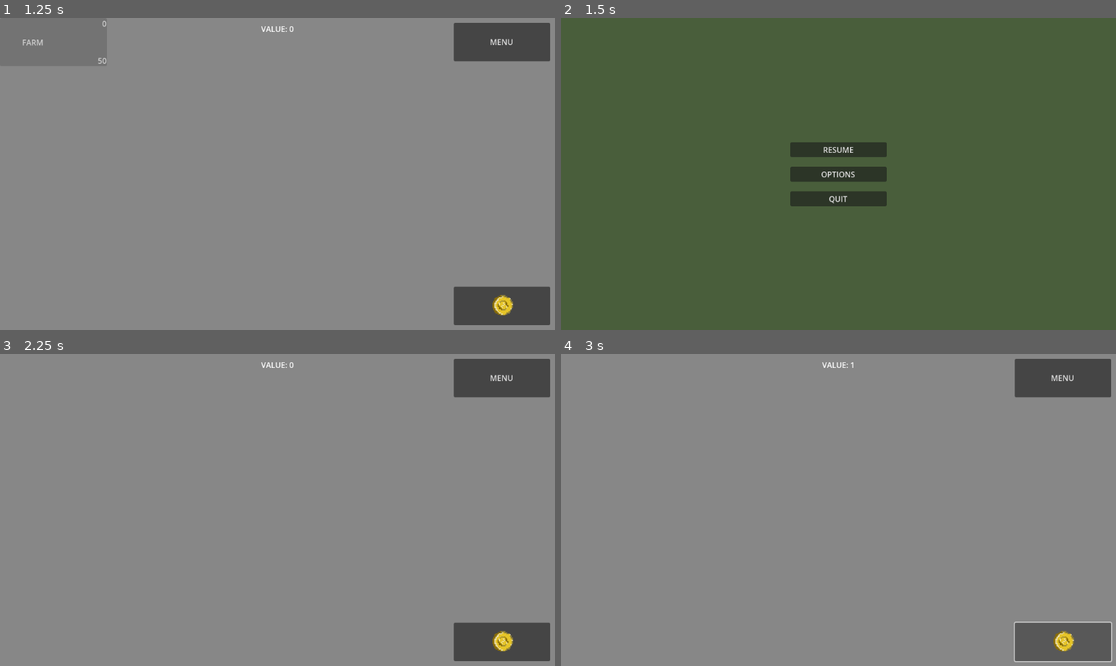
Above: before the commit, frames 1-4 (two rows, left to right).
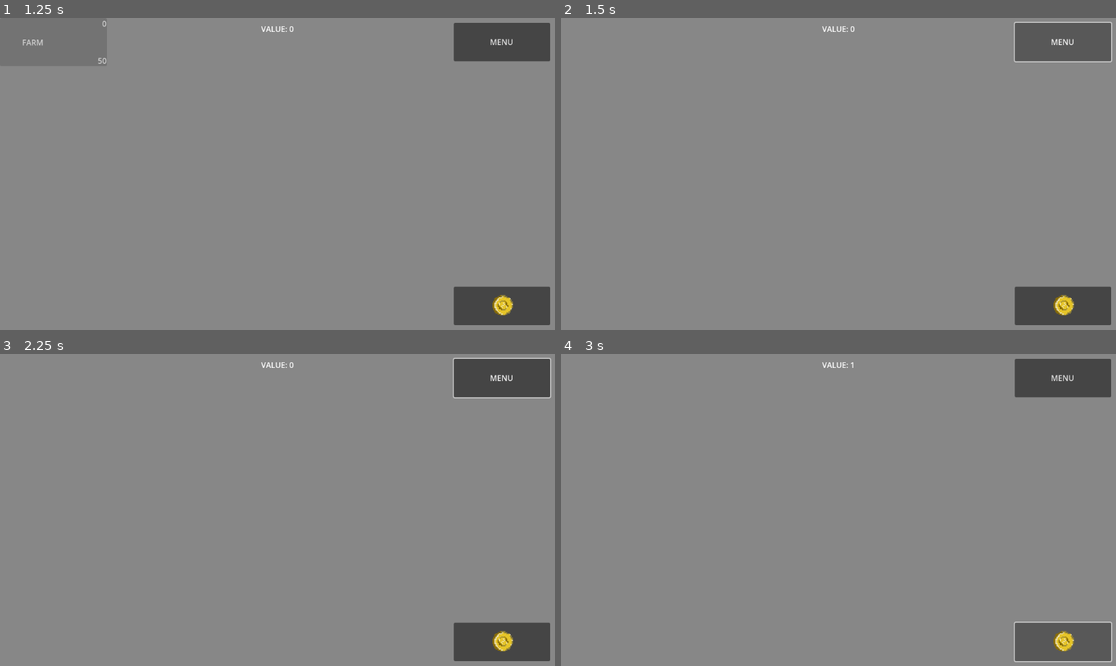
Above: after the commit, the same moments.

Repository: kakraatz/clicker-game
Game: Godot game, scene res://scenes/menu.tscn
Two runs of this game, one before a commit and one after it. Both use one fixed random seed, a clock stepped at 60 frames per second and the inputs below.
Inputs (mouse positions are in pixels of both pictures, inside the frame that each line leads up to):
- Up to frame 1 (1.25 s): click "START" at 0.5 s
- Up to frame 2 (1.5 s): click "MENU" at 1.25 s
- Up to frame 3 (2.25 s): click (277, 485) at 2 s, where only the run before the commit has a clickable "RESUME"
- Up to frame 4 (3 s): click (1060, 641) at 2.75 s

Frame 1 is identical in both runs. In frame 2, 100% of the frame differs, in the area x 0-100%, y 0-100%; in frame 3, 0.2%; in frame 4, nothing differs.
Error after the commit: Invalid assignment of property or key 'gameStarted' with value of type 'bool' on a base object of type 'Control (GameMenu)'. (res://scenes/game.gd:59)

Commit message:
Revert "More var name changing"
This reverts commit d464f9655c5f3266608fbaacc3e9a7a512ac5b3b.

Diff:
--- a/buildings/building.gd
+++ b/buildings/building.gd
@@ -15,7 +15,7 @@
 var unlocked = false
 var current_cost = 0
 
-#const base_gold_output: Array[int] = [1, 5, ]
+const base_gold_output: Array[int] = [1, 5, ]
 
 func _init():
 	calculate_initial_cost()
@@ -37,11 +37,11 @@
 
 	json_dictionary["id"] = self.id
 	json_dictionary["factory_count"] = self.factory_count
-	json_dictionary["gold_multiplier"] = self.gold_multiplier
+	json_dictionary["factory_multiplier"] = self.factoryMultiplier
 	json_dictionary["initial_cost"] = self.initial_cost
 	json_dictionary["current_cost"] = self.current_cost
 	json_dictionary["name"] = self.name
-	#json_dictionary["flat_multiplier"] = self.factory_multiplier
+	json_dictionary["flat_multiplier"] = self.factoryMultiplier
 
 	var json_string = JSON.stringify(json_dictionary)
 	#data = {key: getattr(Building, key) for key in Building.annotations}
@@ -53,19 +53,19 @@
 
 	var id = json["id"]
 	var factory_count = json["factory_count"]
-	var gold_multiplier = json["gold_multiplier"]
+	var base_gold_multiplier = json["base_gold_multiplier"]
 	var initial_cost = json["initial_cost"]
 	var current_cost = json["current_cost"]
 	var name = json["name"]
-	#var flat_multiplier = json["flat_multiplier"]
+	var flat_multiplier = json["flat_multiplier"]
 
 	new_building.id = id
 	new_building.factory_count = factory_count
-	new_building.gold_multiplier = gold_multiplier
+	new_building.base_gold_multiplier = base_gold_multiplier
 	new_building.initial_cost = initial_cost
 	new_building.current_cost = current_cost
 	new_building.name = name
-	#new_building.flat_multiplier = flat_multiplier
+	new_building.flat_multiplier = flat_multiplier
 
 	return new_building
 
--- a/scenes/building_manger.gd
+++ b/scenes/building_manger.gd
@@ -3,7 +3,7 @@
 class_name BuildingManager
 
 @export var current_buildings: Array[Building]
-signal toggleVisibilitySignal
+signal toggle_visibility_signal
 signal update_buttons_signal
 
 @onready var vbox_container = $Control/Panel/ScrollContainer/VBoxContainer
@@ -12,6 +12,7 @@
 var game_state_resource: GameStateTemplate = preload("res://resources/totals/game_state_resource.tres")
 var building_button_scene: PackedScene = preload("res://scenes/buildingbutton.tscn")
 var all_buildings_unlockable: Array[Building] = [
+	#preload("res://resources/buildings/farm_building_resource.tres"),
 	preload("res://resources/buildings/church_building_resource.tres"),
 	preload("res://resources/buildings/woodcutter_building_resource.tres")
 ]
@@ -22,7 +23,7 @@
 
 # Called when the node enters the scene tree for the first time.
 func _ready() -> void:
-	toggleVisibilitySignal.connect(toggle_visibility)
+	toggle_visibility_signal.connect(toggle_visibility)
 	update_buttons_signal.connect(update_all_buttons)
 
 
@@ -34,7 +35,7 @@
 		for building_button in building_buttons:
 			building_button.update()
 	for building in all_buildings_unlockable:
-		unlock_building(building)
+		unlockBuilding(building)
 
 func can_buy(current_cost, button) -> bool:
 	if value >= current_cost:
@@ -70,8 +71,8 @@
 	var current_buildings = game_state_resource.all_buildings
 	#Creates building buttons for each building that is passed in
 	if (current_buildings.is_empty()):
+		create_building_button(farm_building_resource)
 		var new_farm: Building = load("res://resources/buildings/farm_building_resource.tres") as Building
-		create_building_button(new_farm)
 		current_buildings.append(new_farm)
 		game_state_resource.all_buildings = current_buildings
 	elif (current_buildings):
@@ -98,7 +99,7 @@
 
 	game_state_resource.current_tick_increment_value = current_gold_per_tick
 
-func unlock_building(building: Building):
+func unlockBuilding(building: Building):
 	for building_object in game_state_resource.all_buildings:
 		if building_object.id == building.id:
 			return
--- a/scenes/game.gd
+++ b/scenes/game.gd
@@ -20,7 +20,7 @@
 	if !game_state_resource:
 		game_state_resource = preload("res://resources/totals/game_state_resource.tres")
 	quit_signal.connect(quitGame)
-	building_manager_node.connect("toggleVisibilitySignal", Callable(building_manager_node ,"toggleVisibilitySignal"))
+	building_manager_node.connect("toggle_visibility_signal", Callable(building_manager_node ,"toggle_visibility_signal"))
 	cycle_interval.timeout.connect(run_tick)
 
 	get_tree().auto_accept_quit = false
@@ -48,7 +48,7 @@
 
 func toggle_building_ui_visability() -> void:
 	if game_control_node:
-		building_manager_node.emit_signal("toggleVisibilitySignal")
+		building_manager_node.emit_signal("toggle_visibility_signal")
 	else:
 		print('no node')
 
@@ -56,17 +56,17 @@
 	if game_control_node:
 		toggle_building_ui_visability()
 		var menu = menu_scene.instantiate()
-		menu.game_started = true
+		menu.gameStarted = true
 		menu.connect("quit_signal", quitGame)
 		game_control_node.add_child(menu)
 	else:
 		print('no node')
 
 func quitGame():
-	FileManager.save_game_state()
+	FileManager.saveGameState()
 
 func _exit_tree() -> void:
-	FileManager.save_game_state()
+	FileManager.saveGameState()
 
 func initializeAudio():
 	var audioStreamPlayerArray = AudioManager.createAudioStreamPlayers()
